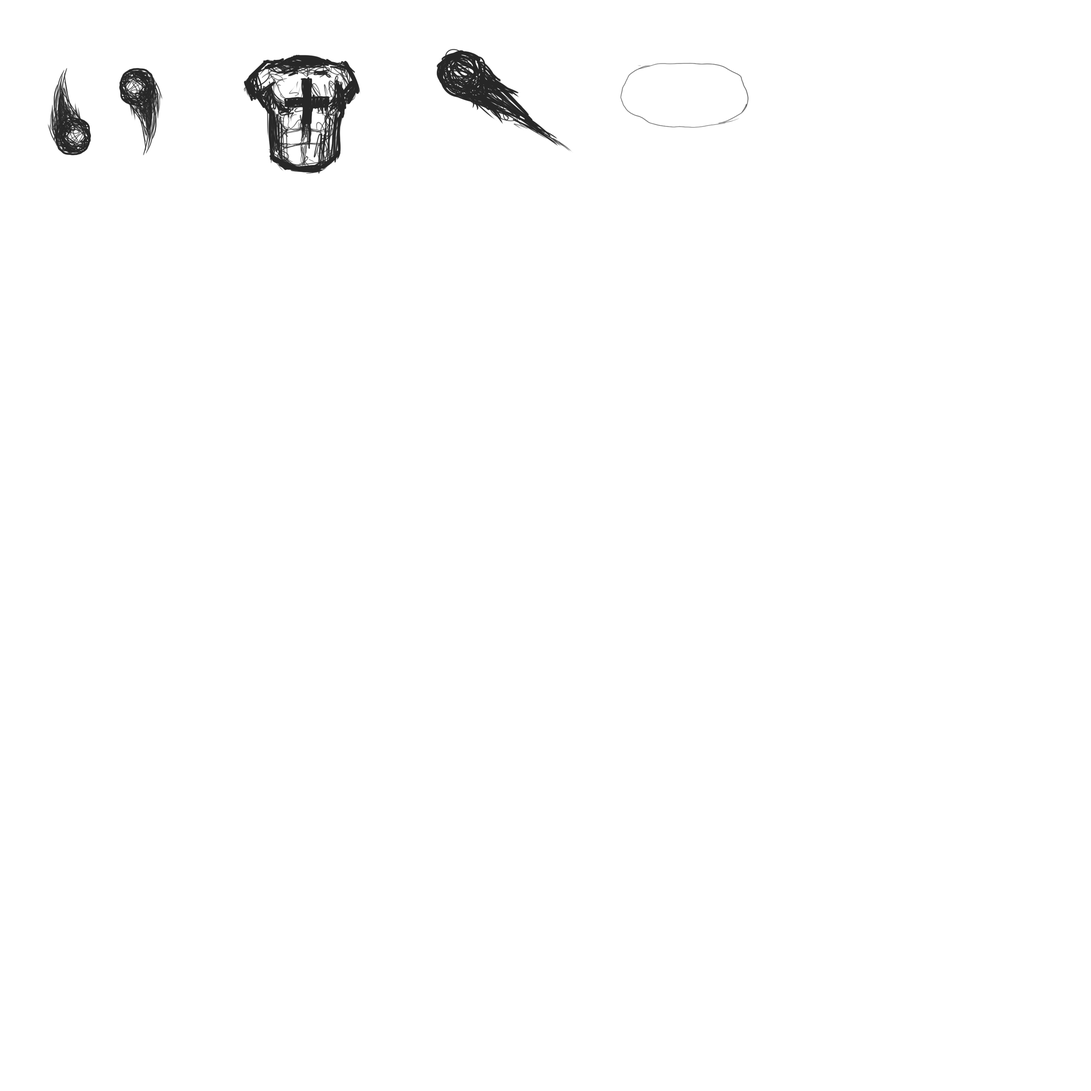
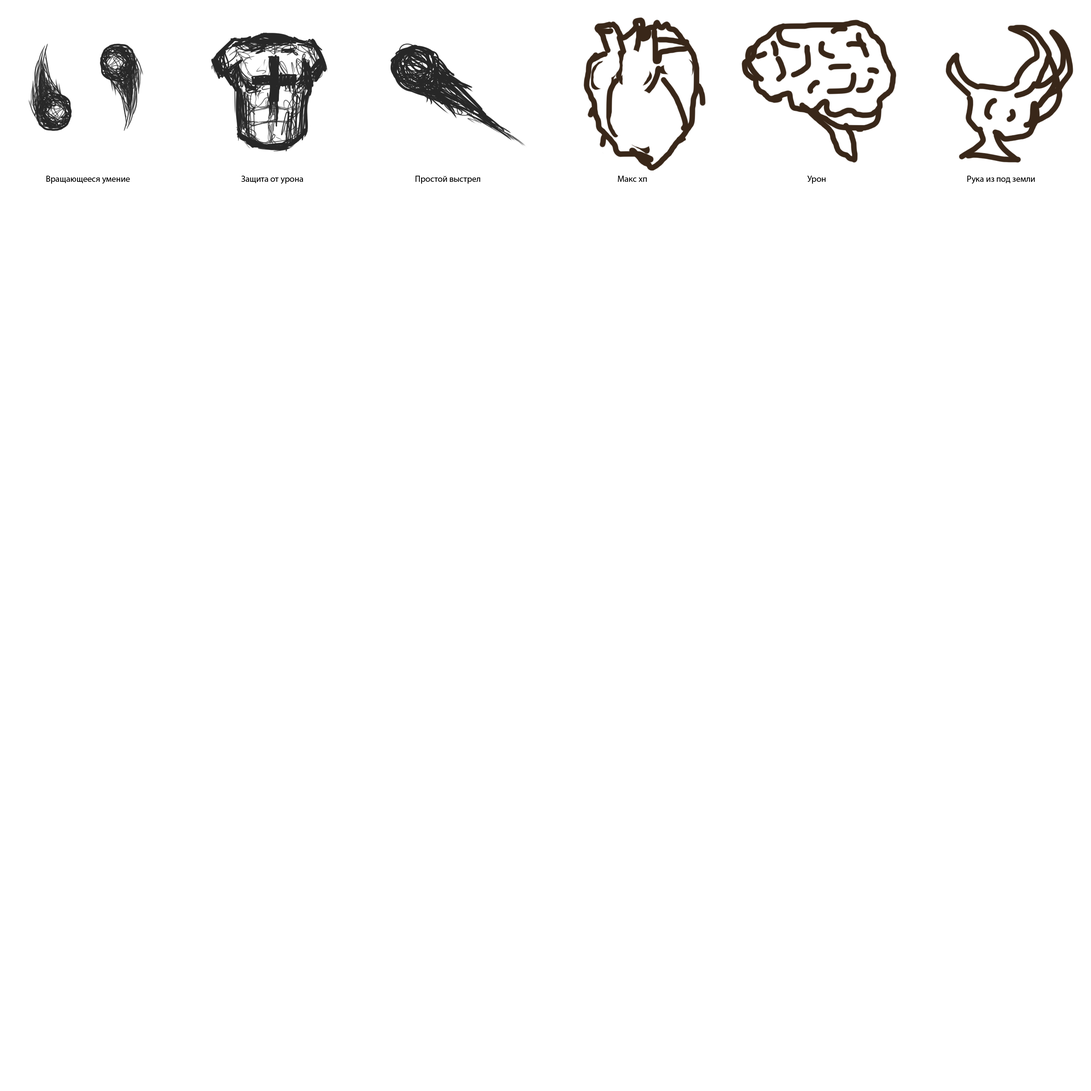
Two versions of the same layered image (1091x1091). Layer-by-layer changes:
added layer "Рука из под земли" above "Слой 4" over left=967, top=175, right=1036, bottom=184
renamed "Слой 1" to "Слой 4", showed it, moved it above "Урон", painted on it over left=28, top=17, right=1075, bottom=184
added layer "Урон" above "Макс хп" over left=807, top=175, right=826, bottom=184
added layer "Макс хп" above "Простой выстрел" over left=618, top=175, right=648, bottom=182
added layer "Простой выстрел" above "Защита от урона" over left=415, top=175, right=481, bottom=184
added layer "Защита от урона" above "Вращающееся умение" over left=241, top=175, right=304, bottom=184
added layer "Вращающееся умение" above "Слой 3" over left=46, top=175, right=130, bottom=184
painted on "Слой 3" over left=28, top=17, right=898, bottom=174
